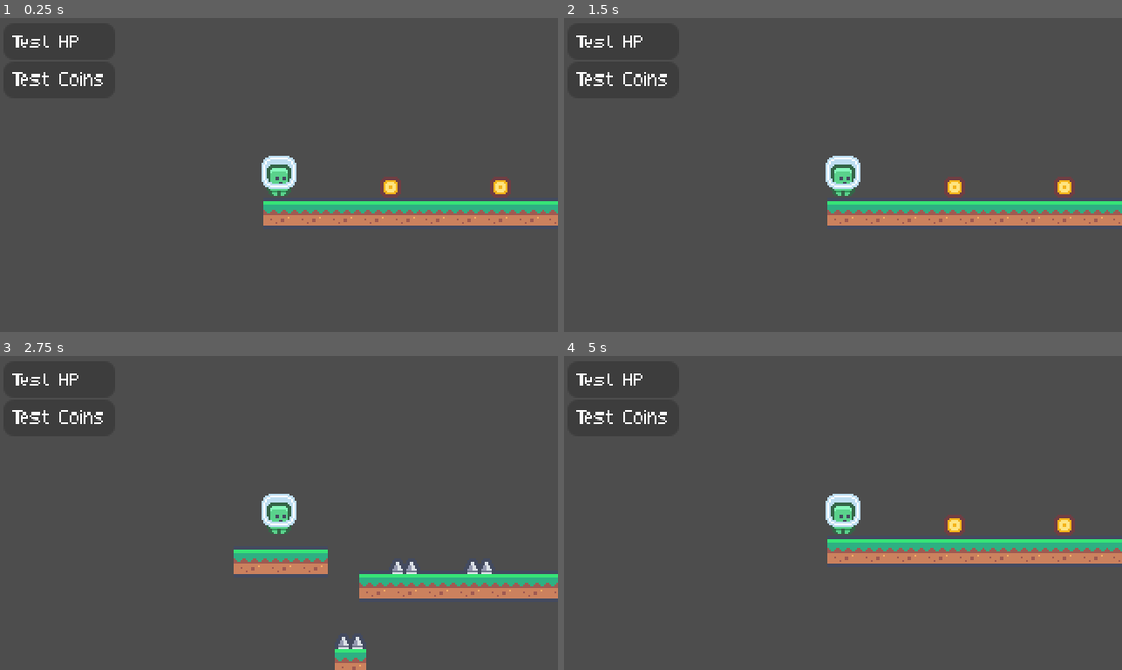
Above: before the commit, frames 1-4 (two rows, left to right).
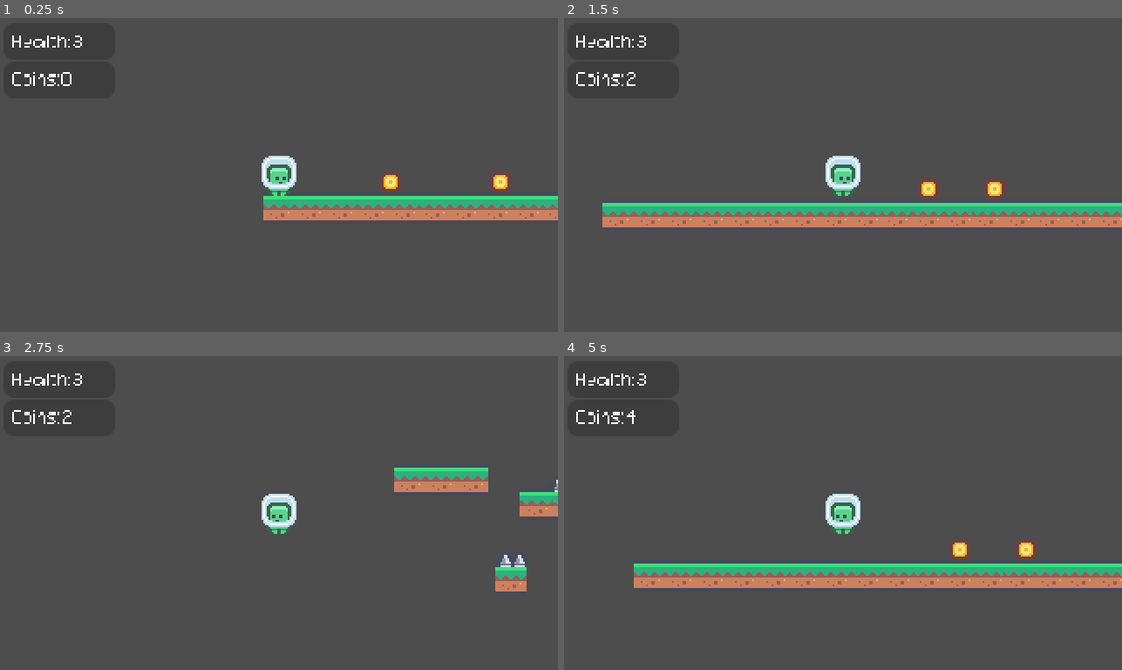
Above: after the commit, the same moments.

Repository: platz-halter/mario_clone
Game: Godot game, scene res://world.tscn
Same seed, same stepped clock (60 frames per second), same inputs: the game is played once before the commit and once after it.
Inputs:
- Up to frame 1 (0.25 s): no input
- Up to frame 2 (1.5 s): tap Enter at 0.5 s; hold Shift (dash) 0.53-1.28 s; hold Right (ui_right) from 0.53 s (still down); tap Up (ui_up) at 0.77 s; tap Shift (dash) at 1.35 s
- Up to frame 3 (2.75 s): tap Up (ui_up) at 1.52 s; release Right (ui_right) at 2.03 s; hold Left (ui_left) from 2.03 s (still down); hold Shift (dash) from 2.03 s (still down); tap 1 (sys_level1) at 2.1 s
- Up to frame 4 (5 s): release Left (ui_left) at 2.78 s; release Shift (dash) at 2.78 s; hold Right (ui_right) 2.78-4.28 s; tap 2 (sys_level2) at 2.85 s; tap Up (ui_up) at 3.02, 3.77, 4.52 s; tap Shift (dash) at 3.05, 4.35 s; hold Shift (dash) 3.53-4.28 s; hold Left (ui_left) from 4.28 s (still down)

The runs differ from the first frame. In frame 1, 4.8% of the frame differs, in the area x 2-100%, y 5-67%; in frame 2, 6.3%; in frame 3, 7.4%; in frame 4, 12%, in the area x 2-100%, y 5-74%.
Error before the commit: Parse Error: Expected indented block after "if" block. (res://player.gd:68)

Commit message:
Experimented with pipe system

Diff:
--- a/player.gd
+++ b/player.gd
@@ -12,6 +12,7 @@
 var local_coins
 var health
 var dash_cooldown
+
 
 func _ready(): #Reset vars at creation
 	health 			= max_health
@@ -66,3 +67,4 @@
 		local_coins += 1
 		area.remove_from_group("coins") # --> Coin destroys itself
 	if area.is_in_group("portal"):
+		print("change world")
--- a/world.tscn
+++ b/world.tscn
@@ -13,9 +13,4 @@
 
 [node name="Player" parent="." groups=["player"] instance=ExtResource("2_2jgat")]
 position = Vector2(-74, 33)
-max_speed = null
 local_grav = 4
-jump_cooldown = null
-max_health = null
-dash_max = null
-dash_cooldown_dur = null
